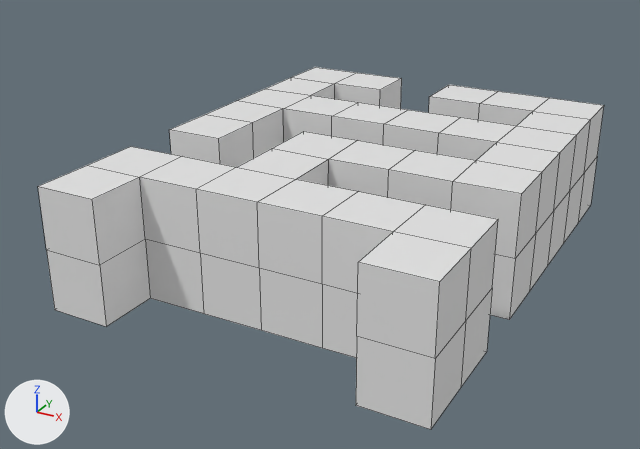
An edit to the FBX model VRNavigation/Assets/Sprites/Geometry/Maze_01.fbx, drawn before and after from the same camera.
Before and after are seen from a 50 mm lens placed at (6.18, -12.46, 6.56), pointed at (-0.3, -0.67, 0.66). Every picture has the same lights, and +X, +Y and +Z are marked at lower left. Mesh edges are drawn as thin lines on the coarser meshes. Where no turn or scale is listed for an object, it has been applied to the vertices. Vertices at the same position are counted once.

Names of what the first picture shows: 'Ceiling', 'Walls'.
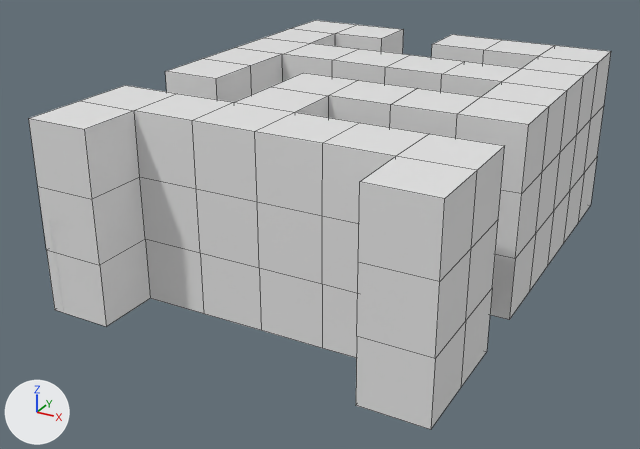
Where the change shows, as pixel boxes (x1, y1, x2, y2) in the pictures (640 x 449 px):
'Walls', reshaped (14% taller)
    before: (38, 79, 604, 429)
    after: (29, 29, 611, 429)
'Ceiling', mesh moved
    before: (39, 67, 604, 282)
    after: (30, 20, 611, 199)
part 2 of me_walls, added
    after: (29, 29, 611, 282)

Patch to the scene script:
```diff
--- a/VRNavigation/Assets/Sprites/Geometry/Maze_01.fbx.py
+++ b/VRNavigation/Assets/Sprites/Geometry/Maze_01.fbx.py
@@ me_walls @@
 # used by ob_walls; location = (0.0, 0.0, 0.0)
-me_walls.from_pydata(...)  # 180 vertices, 120 faces; spans x -2.99..3.11, y -4.09..3.99, z 0.0..2.0
+me_walls.from_pydata(...)  # 240 vertices, 180 faces; spans x -2.99..3.11, y -4.09..3.99, z 0.0..3.0
+# me_walls part 2
+# 60 new vertices lie (0.0, 0.0, 1.0) away from vertices in x -2.99..3.11, y -4.09..3.99, z 2.0
+# 60 new faces join them
@@ me_ceiling @@
 me_ceiling.from_pydata(...)  # 60 vertices, 29 faces; spans x -2.99..3.11, y -4.09..3.99, z 2.0
 # used by ob_ceiling; location = (0.0, 0.0, 0.0)
+# me_ceiling part 1: the whole mesh is moved by (0.0, 0.0, 1.0)
```
